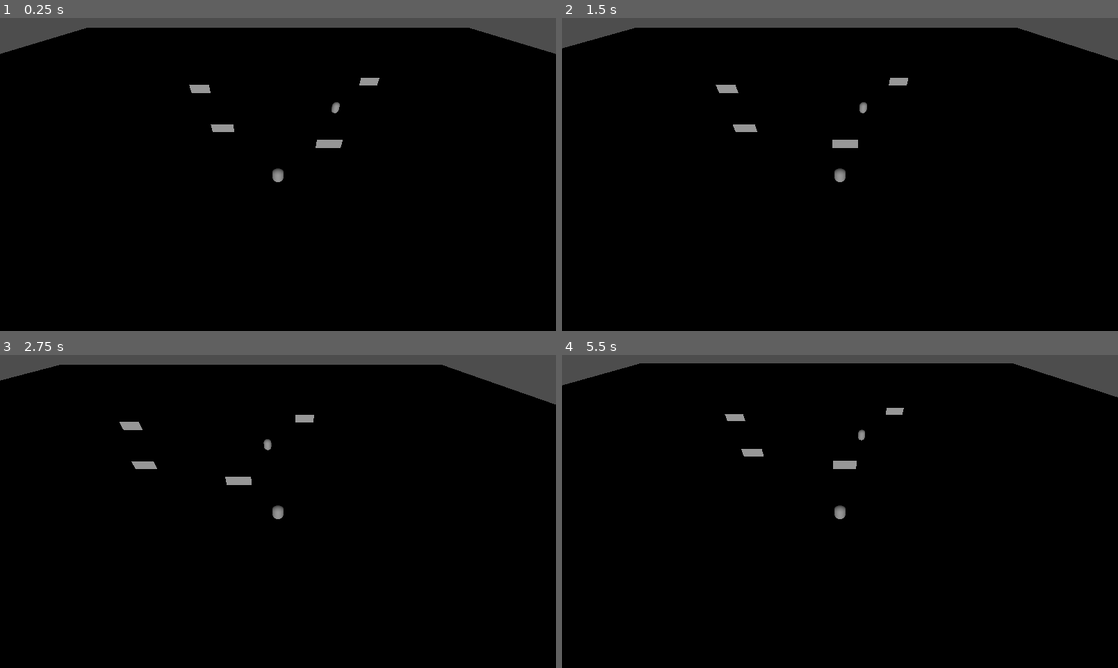
Above: before the commit, frames 1-4 (two rows, left to right).
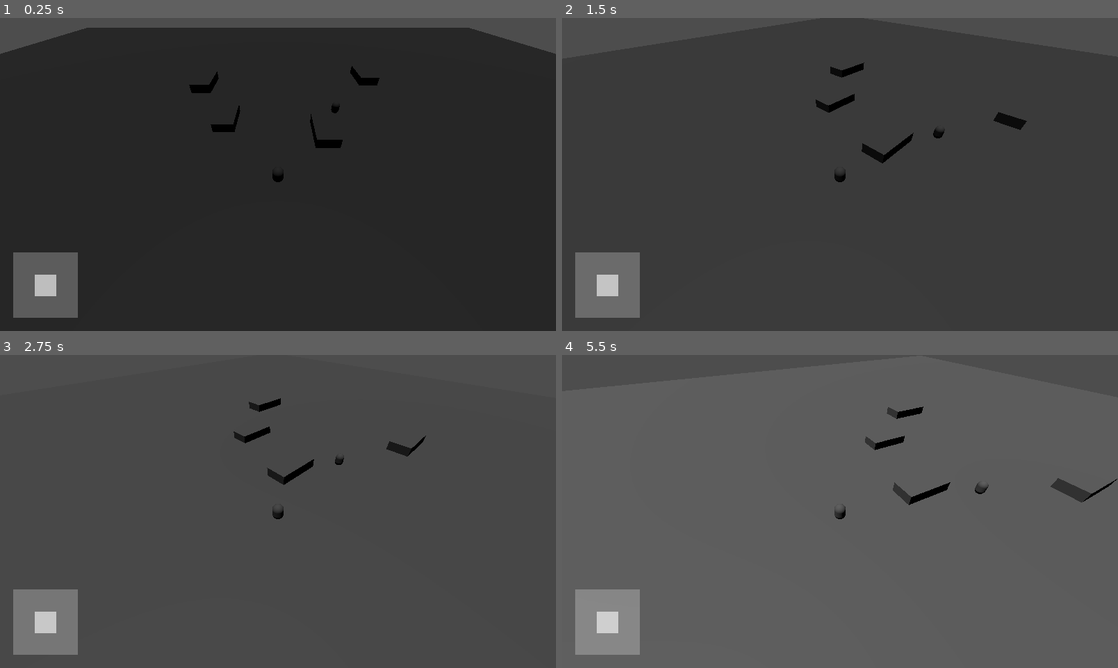
Above: after the commit, the same moments.

Repository: sudohlaingwin/gta-open-world
Game: Godot game, scene res://main.tscn
Two runs of this game, one before a commit and one after it. Both use one fixed random seed, a clock stepped at 60 frames per second and the inputs below.
Inputs (mouse positions are in pixels of both pictures, inside the frame that each line leads up to):
- Up to frame 1 (0.25 s): no input
- Up to frame 2 (1.5 s): tap Enter (ui_accept) at 0.5, 0.77, 1.07 s; move the mouse to (962, 158) at 0.52 s; hold Right (ui_right) 0.53-1.25 s; hold Q 0.53-1.25 s; click (962, 158) at 0.67 s; tap E at 0.8 s; drag from (728, 190) to (812, 237) at 1.27 s
- Up to frame 3 (2.75 s): tap Enter (ui_accept) at 2 s; move the mouse to (333, 442) at 2.02 s; hold Right (ui_right) from 2.03 s (still down); hold J from 2.03 s (still down); click (333, 442) at 2.17 s; tap Shift at 2.3 s
- Up to frame 4 (5.5 s): release Right (ui_right) at 2.75 s; release J at 2.75 s; drag from (812, 574) to (673, 464) at 2.77 s; tap Enter (ui_accept) at 3.5, 3.6, 3.77, 4.07, 5 s; move the mouse to (1006, 558) at 3.52 s; hold Left (ui_left) 3.53-4.25 s; hold Q 3.53-4.25 s; click (1006, 558) at 3.67 s; drag from (673, 464) to (756, 433) at 4.27 s; move the mouse to (867, 511) at 5.02 s; hold Down (ui_down) from 5.03 s (still down); hold E from 5.03 s (still down); click (867, 511) at 5.17 s; tap J at 5.3 s

The runs differ from the first frame. In frame 1, 95% of the frame differs, in the area x 0-100%, y 3-100%; in frame 2, 95%; in frame 3, 95%; in frame 4, 95%, in the area x 0-100%, y 2-100%.
Error after the commit: Parse Error: Cannot infer the type of "diff" variable because the value doesn't have a set type. (res://joystick.gd:24)

Commit message:
Slice 2: review opponent 71485f2, beat it — wired joystick, sprint+jump, dark nights, Q/E orbit, drivable cart (car kept)

Diff:
--- a/camera.gd
+++ b/camera.gd
@@ -1,13 +1,20 @@
 extends Camera3D
-## Slice 1 camera: angled follow view. It follows the player from
-## above-behind without spinning when the player turns.
+## Slice 2 camera: angled follow + orbit.
+## Q/E rotate the view around the player (keyboard orbit, works
+## without touch — the opponent's orbit is touch-drag only).
+## Touch-drag orbit is a later slice; this is stated, not claimed.
 
 @export var target: NodePath
-@export var offset: Vector3 = Vector3(0.0, 10.0, 10.0)
+@export var orbit_angle: float = 0.0
 
 func _process(_delta: float) -> void:
 	var t := get_node_or_null(target)
 	if t == null:
 		return
-	global_position = t.global_position + offset
+	if Input.is_physical_key_pressed(KEY_Q):
+		orbit_angle += 0.02
+	if Input.is_physical_key_pressed(KEY_E):
+		orbit_angle -= 0.02
+	var off := Vector3(sin(orbit_angle) * 10.0, 10.0, cos(orbit_angle) * 10.0)
+	global_position = t.global_position + off
 	look_at(t.global_position, Vector3.UP)
--- a/car.gd
+++ b/car.gd
@@ -40,7 +40,6 @@
 	driver = null
 	speed = 0.0
 	velocity = Vector3.ZERO
-	p.driving = false
-	p.visible = true
 	# Step out beside the car so the player is not stuck inside it.
 	p.global_position = global_position + Vector3(2.0, 0.5, 0.0)
+	p.leave_vehicle()
--- a/cart.gd
+++ b/cart.gd
@@ -1,4 +1,41 @@
 extends Node3D
-## Slice 1 stub: the cart is SCENERY ONLY in this slice.
-## It is not drivable yet — that is a later slice, stated plainly
-## here and in README.md, not faked with a non-working prompt.
+## Slice 2 cart: DRIVABLE (slower than the car).
+## Same enter/exit interface as car.gd: Enter/Space to exit.
+## No physics body in Slice 2 (flat ground, houses have no collision
+## in this scene either) — movement is position-based, stated plainly.
+
+@export var max_speed: float = 6.0
+@export var accel: float = 5.0
+@export var turn_rate: float = 1.2
+
+var driver: Node = null
+var speed: float = 0.0
+
+func start_driving(p: Node) -> void:
+	driver = p
+	speed = 0.0
+
+func _process(delta: float) -> void:
+	if driver == null:
+		return
+	if Input.is_action_just_pressed("ui_accept"):
+		_exit_cart()
+		return
+	var fwd := Input.get_axis("ui_down", "ui_up")
+	var steer := Input.get_axis("ui_left", "ui_right")
+	speed += fwd * accel * delta
+	speed = clamp(speed, -max_speed * 0.4, max_speed)
+	if fwd == 0.0:
+		speed = move_toward(speed, 0.0, accel * 0.5 * delta)
+	rotation.y -= steer * turn_rate * delta * (1.0 if speed >= 0.0 else -1.0)
+	var forward := Vector3(-sin(rotation.y), 0.0, -cos(rotation.y))
+	position += forward * speed * delta
+
+func _exit_cart() -> void:
+	if driver == null:
+		return
+	var p: Node = driver
+	driver = null
+	speed = 0.0
+	p.global_position = global_position + Vector3(2.0, 0.5, 0.0)
+	p.leave_vehicle()
--- /dev/null
+++ b/day_night.gd
@@ -0,0 +1,18 @@
+extends Node3D
+## Slice 2 day/night: sun rotates AND gets dark at night.
+## (Rotating the sun alone leaves the light on all night, so
+## energy follows the sun angle: bright at noon, near-dark at night.)
+
+@export var day_length_seconds: float = 120.0
+@export var sun_path: NodePath
+var time: float = 0.0
+
+func _process(delta: float) -> void:
+	time += delta
+	var angle := fmod(time / day_length_seconds * 360.0, 360.0)
+	var sun := get_node_or_null(sun_path)
+	if sun == null:
+		return
+	sun.rotation_degrees.x = angle - 90.0
+	var daylight := clamp(sin(deg_to_rad(angle)), 0.0, 1.0)
+	sun.light_energy = 0.05 + daylight * 1.15
--- /dev/null
+++ b/joystick.gd
@@ -0,0 +1,29 @@
+extends Control
+## Slice 2 joystick: WIRED to the player (unlike an unconnected
+## signal). Drag inside this control; the player walks that way.
+## Works with mouse on desktop because project.godot sets
+## pointing/emulate_touch_from_mouse=true.
+
+@export var player_path: NodePath
+var dragging: bool = false
+var start_pos: Vector2 = Vector2.ZERO
+var radius: float = 60.0
+
+func _gui_input(event: InputEvent) -> void:
+	var player := get_node_or_null(player_path)
+	if event is InputEventScreenTouch:
+		if event.pressed and get_global_rect().has_point(event.position):
+			dragging = true
+			start_pos = event.position
+		else:
+			dragging = false
+			if player != null:
+				player.touch_vector = Vector2.ZERO
+			$Base/Handle.position = Vector2(50, 50)
+	elif event is InputEventScreenDrag and dragging:
+		var diff := event.position - start_pos
+		if diff.length() > radius:
+			diff = diff.normalized() * radius
+		$Base/Handle.position = Vector2(50, 50) + diff
+		if player != null:
+			player.touch_vector = diff / radius
--- a/main.tscn
+++ b/main.tscn
@@ -1,10 +1,12 @@
-[gd_scene load_steps=10 format=3]
+[gd_scene load_steps=13 format=3]
 
 [ext_resource type="Script" path="res://player.gd" id="1_player"]
 [ext_resource type="Script" path="res://car.gd" id="1_car"]
 [ext_resource type="Script" path="res://cart.gd" id="1_cart"]
 [ext_resource type="Script" path="res://cow.gd" id="1_cow"]
 [ext_resource type="Script" path="res://camera.gd" id="1_camera"]
+[ext_resource type="Script" path="res://day_night.gd" id="1_daynight"]
+[ext_resource type="Script" path="res://joystick.gd" id="1_joystick"]
 
 [sub_resource type="BoxShape3D" id="BoxShape3D_ground"]
 size = Vector3(100, 1, 100)
@@ -28,7 +30,11 @@
 
 [node name="Main" type="Node3D"]
 
-[node name="DirectionalLight3D" type="DirectionalLight3D" parent="."]
+[node name="DayNight" type="Node3D" parent="."]
+script = ExtResource("1_daynight")
+sun_path = NodePath("SunLight")
+
+[node name="SunLight" type="DirectionalLight3D" parent="DayNight"]
 transform = Transform3D(1, 0, 0, 0, 1, 0, 0, 0, 1, 0, 10, 0)
 
 [node name="GroundBody" type="StaticBody3D" parent="."]
@@ -85,3 +91,25 @@
 [node name="FollowCamera" type="Camera3D" parent="."]
 script = ExtResource("1_camera")
 target = NodePath("../Player")
+
+[node name="JoystickLayer" type="CanvasLayer" parent="."]
+
+[node name="Joystick" type="Control" parent="JoystickLayer"]
+offset_left = 30.0
+offset_top = 540.0
+offset_right = 180.0
+offset_bottom = 690.0
+script = ExtResource("1_joystick")
+player_path = NodePath("../../Player")
+
+[node name="Base" type="ColorRect" parent="JoystickLayer/Joystick"]
+offset_right = 150.0
+offset_bottom = 150.0
+color = Color(1, 1, 1, 0.25)
+
+[node name="Handle" type="ColorRect" parent="JoystickLayer/Joystick/Base"]
+offset_left = 50.0
+offset_top = 50.0
+offset_right = 100.0
+offset_bottom = 100.0
+color = Color(1, 1, 1, 0.6)
--- a/player.gd
+++ b/player.gd
@@ -1,49 +1,62 @@
 extends CharacterBody3D
-## Slice 1 player: third-person walk + enter/exit the car.
-## Walk with arrow keys / WASD (ui_* actions, Godot defaults).
-## Press Enter/Space (ui_accept) near the car to get in/out.
+## Slice 2 player: walk + sprint + jump + enter/exit car AND cart.
+## Walk: arrow keys / WASD, or the touch joystick (touch_vector).
+## Sprint: hold Shift. Jump: J key (on floor only).
+## Enter/exit vehicle: Enter/Space (ui_accept) near a vehicle.
 
 @export var walk_speed: float = 5.0
-@export var turn_speed: float = 2.5
+@export var sprint_multiplier: float = 1.6
+@export var jump_velocity: float = 5.0
 
 var driving: bool = false
-var car: Node = null
+var driving_vehicle: Node = null
+var touch_vector: Vector2 = Vector2.ZERO
 
 func _ready() -> void:
-	car = get_node_or_null("../Car")
+	pass
 
 func _physics_process(delta: float) -> void:
 	if driving:
 		velocity = Vector3.ZERO
 		move_and_slide()
 		return
-	# Gravity so the player stays on the ground collision.
 	if not is_on_floor():
 		velocity.y -= 20.0 * delta
 	else:
 		velocity.y = 0.0
+		if Input.is_physical_key_pressed(KEY_J):
+			velocity.y = jump_velocity
 	var ix := Input.get_axis("ui_left", "ui_right")
 	var iz := Input.get_axis("ui_up", "ui_down")
-	# Camera-relative forward: camera looks along -Z of the player rig.
-	# Keep it simple for Slice 1: world-aligned movement, player faces
-	# the walk direction.
+	if touch_vector != Vector2.ZERO:
+		ix = touch_vector.x
+		iz = touch_vector.y
 	var dir := Vector3(ix, 0.0, iz).normalized()
+	var speed := walk_speed
+	if Input.is_physical_key_pressed(KEY_SHIFT):
+		speed *= sprint_multiplier
 	if dir != Vector3.ZERO:
 		rotation.y = atan2(dir.x, dir.z)
-		velocity.x = dir.x * walk_speed
-		velocity.z = dir.z * walk_speed
+		velocity.x = dir.x * speed
+		velocity.z = dir.z * speed
 	else:
 		velocity.x = 0.0
 		velocity.z = 0.0
 	move_and_slide()
 	if Input.is_action_just_pressed("ui_accept"):
-		_try_enter_car()
+		_try_enter_vehicle()
 
-func _try_enter_car() -> void:
-	if car == null:
-		return
-	# Only enter when close to the car (Slice 1 rule, 4 metres).
-	if global_position.distance_to(car.global_position) < 4.0:
-		driving = true
-		visible = false
-		car.start_driving(self)
+func _try_enter_vehicle() -> void:
+	for name in ["Car", "Cart"]:
+		var v := get_node_or_null("../" + name)
+		if v != null and global_position.distance_to(v.global_position) < 4.0:
+			driving = true
+			driving_vehicle = v
+			visible = false
+			v.start_driving(self)
+			return
+
+func leave_vehicle() -> void:
+	driving = false
+	driving_vehicle = null
+	visible = true
--- a/project.godot
+++ b/project.godot
@@ -14,3 +14,7 @@
 
 [rendering]
 renderer/rendering_method="gl_compatibility"
+
+[input_devices]
+
+pointing/emulate_touch_from_mouse=true
Not shown, changed: README.md
